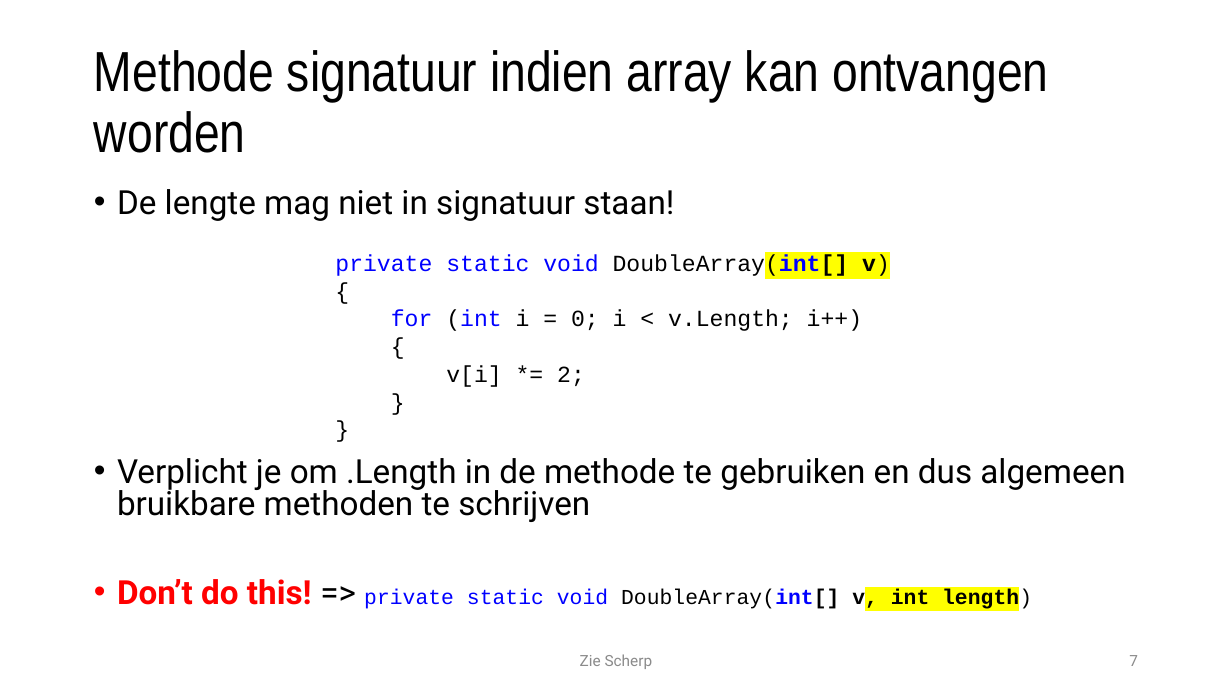
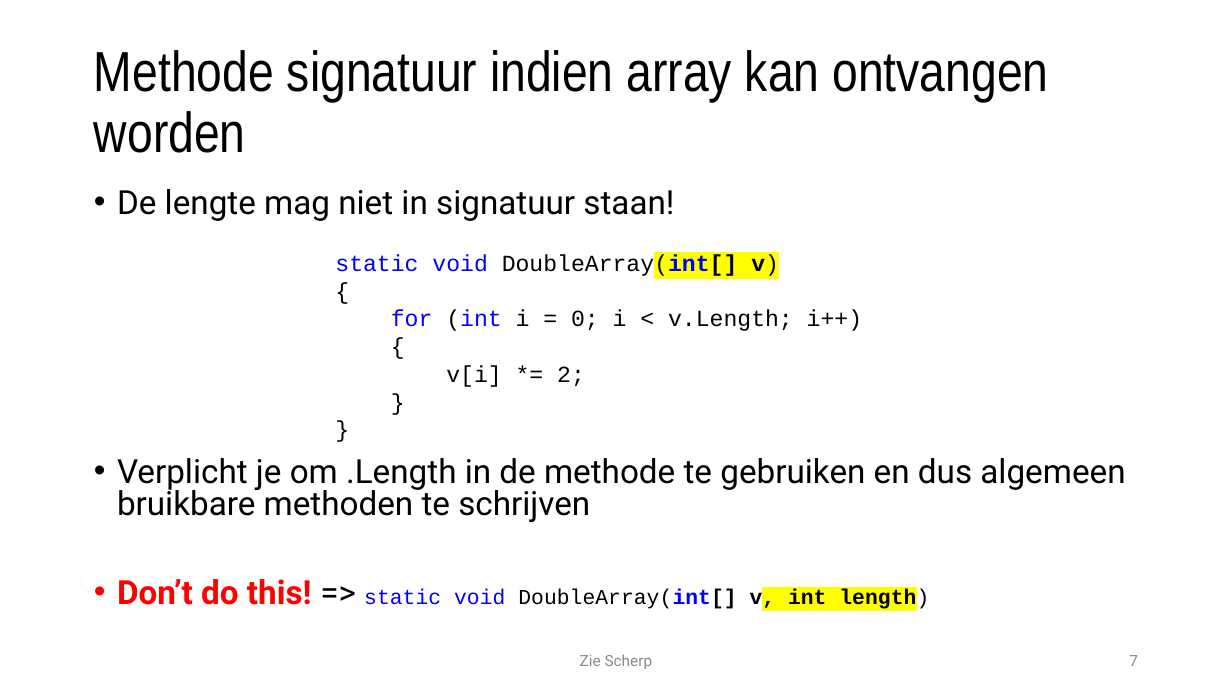
Before and after one commit to timdams/csharpbook, a slide deck: slide 7 of _SLIDES/2020_DEEL1/H8-Arrays/6c_arrays in methoden_mutidim.pptx. Drawn at 1232x693 pixels with LibreOffice and Linux fonts; fonts in the diff are those of the drawing; background and template pictures are left out. Boxes give left, top, right and bottom in pixels: in the first picture for what was removed or moved away, otherwise in the second. Text is boxed around its words. In the diff, an @@ line names an element or a change of style, - is before the commit and + after.

```diff
--- a/_SLIDES/2020_DEEL1/H8-Arrays/6c_arrays in methoden_mutidim.pptx
+++ b/_SLIDES/2020_DEEL1/H8-Arrays/6c_arrays in methoden_mutidim.pptx
@@ text at bbox=[335, 254, 779, 278]: text changed; text colour #0000FF to #000000 @@
-private static void DoubleArray(int[] v)
+static void DoubleArray(int[] v)
@@ text at bbox=[117, 579, 929, 611]: text changed; bold on @@
-• Don’t do this! => private static void DoubleArray(int[] v, int length)
+• Don’t do this! => static void DoubleArray(int[] v, int length)
```
Also in this commit, not shown: 4 other slides changed, 2 other files.
